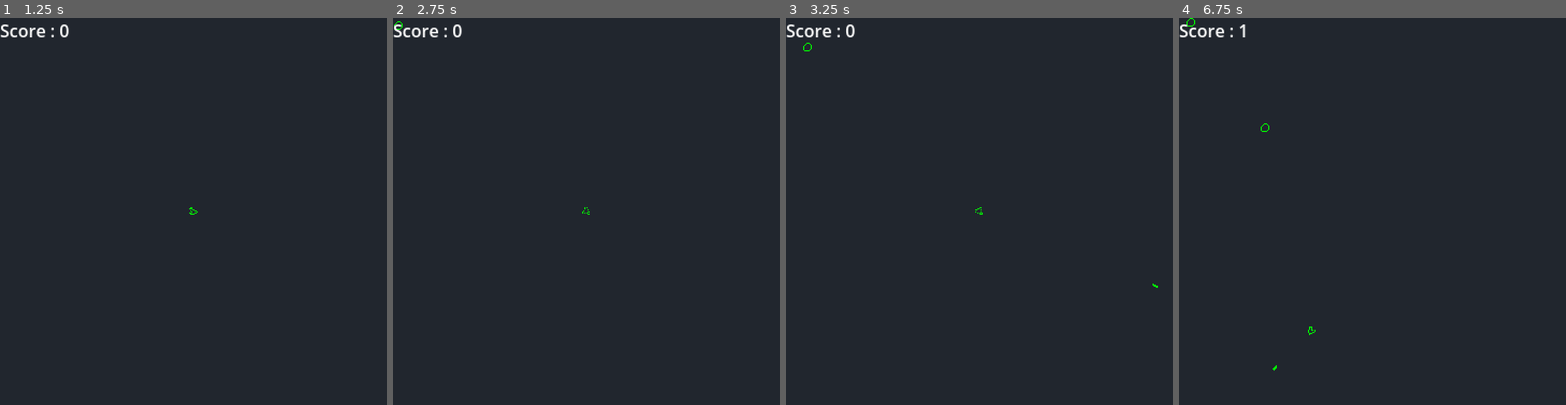
Above: before the commit, frames 1-4 (left to right).
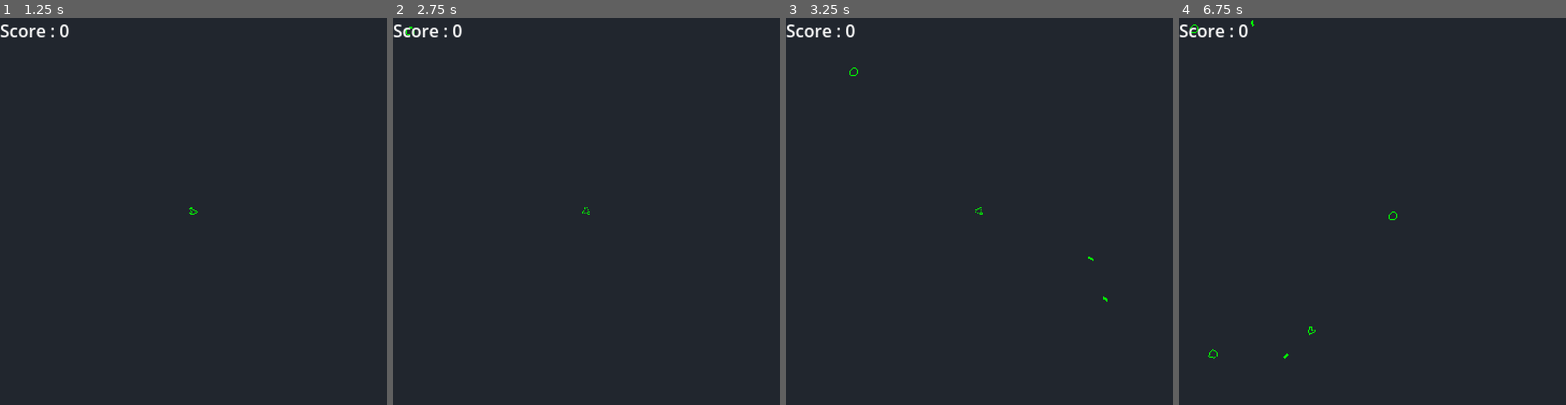
Above: after the commit, the same moments.

Repository: coco3167/Asteroids
Game: Godot game, scene res://Nodes/Main Scenes/StartScene.tscn
The game is run twice, just before and just after one commit, with the same random seed, the same clock (stepped at 60 frames per second) and the same inputs. Before the commit the project starts from res://Nodes/StartScene.tscn.
Inputs:
- Up to frame 1 (1.25 s): click "Play" at 0.5 s
- Up to frame 2 (2.75 s): tap Enter at 1.25 s; hold Right (right) 1.28-2.03 s; tap Space (fire) at 1.35, 2.1 s; hold Left (left) from 2.03 s (still down)
- Up to frame 3 (3.25 s): tap Space (fire) at 2.75, 2.85 s; release Left (left) at 2.78 s; hold Right (right) from 2.78 s (still down)
- Up to frame 4 (6.75 s): release Right (right) at 3.53 s; hold W (up) 3.53-4.28 s; tap Space (fire) every 0.75 s from 3.6 to 6.6 s; hold Left (left) 4.28-6.53 s; hold Right (right) from 6.53 s (still down)

Frame 1 is identical in both runs. In frame 2, less than 0.1% of the frame differs, in the area x 0-6%, y 0-5%; in frame 3, less than 0.1%; in frame 4, 0.2%, in the area x 1-57%, y 0-92%.

Commit message:
Explosion

Diff:
--- a/Nodes/Asteroid.tscn
+++ b/Nodes/Asteroid.tscn
@@ -1,9 +1,11 @@
-[gd_scene load_steps=3 format=3 uid="uid://b6l68urs7i1d8"]
+[gd_scene load_steps=4 format=3 uid="uid://b6l68urs7i1d8"]
 
 [ext_resource type="Texture2D" uid="uid://dhl62602lasyx" path="res://Sprites/AsteroidPetit.png" id="1_bu7ae"]
 [ext_resource type="Script" path="res://Scripts/Asteroid.gd" id="1_tpp0t"]
+[ext_resource type="PackedScene" uid="uid://r7xaffj3efvf" path="res://Nodes/Explosion.tscn" id="3_2fxj6"]
 
 [node name="Asteroid" type="RigidBody2D"]
+disable_mode = 1
 collision_layer = 2
 collision_mask = 7
 mass = 100.0
@@ -16,6 +18,7 @@
 angular_damp_mode = 1
 constant_torque = 10.0
 script = ExtResource("1_tpp0t")
+minMax = Vector2(50, 100)
 
 [node name="Sprite2D" type="Sprite2D" parent="."]
 modulate = Color(0, 1, 0, 1)
@@ -25,4 +28,7 @@
 [node name="CollisionShape2DPetit" type="CollisionPolygon2D" parent="."]
 polygon = PackedVector2Array(-2, 4, 1, 4, 4, 1, 4, -1, 1, -4, 0, -4, -4, 0, -4, 2)
 
-[connection signal="body_entered" from="." to="." method="_on_body_entered"]
+[node name="Explosion" parent="." instance=ExtResource("3_2fxj6")]
+visible = false
+
+[connection signal="animation_finished" from="Explosion" to="." method="_on_explosion_animation_finished"]
--- /dev/null
+++ b/Nodes/Explosion.tscn
@@ -0,0 +1,44 @@
+[gd_scene load_steps=7 format=3 uid="uid://r7xaffj3efvf"]
+
+[ext_resource type="Texture2D" uid="uid://caabwq56ibk7i" path="res://Sprites/Explosion.png" id="1_vom0a"]
+
+[sub_resource type="AtlasTexture" id="AtlasTexture_rcn5d"]
+atlas = ExtResource("1_vom0a")
+region = Rect2(8, 8, 8, 8)
+
+[sub_resource type="AtlasTexture" id="AtlasTexture_mwndd"]
+atlas = ExtResource("1_vom0a")
+region = Rect2(0, 0, 8, 8)
+
+[sub_resource type="AtlasTexture" id="AtlasTexture_mw0f3"]
+atlas = ExtResource("1_vom0a")
+region = Rect2(8, 0, 8, 8)
+
+[sub_resource type="AtlasTexture" id="AtlasTexture_i5k3d"]
+atlas = ExtResource("1_vom0a")
+region = Rect2(0, 8, 8, 8)
+
+[sub_resource type="SpriteFrames" id="SpriteFrames_omkry"]
+animations = [{
+"frames": [{
+"duration": 1.0,
+"texture": SubResource("AtlasTexture_rcn5d")
+}, {
+"duration": 1.0,
+"texture": SubResource("AtlasTexture_mwndd")
+}, {
+"duration": 1.0,
+"texture": SubResource("AtlasTexture_mw0f3")
+}, {
+"duration": 1.0,
+"texture": SubResource("AtlasTexture_i5k3d")
+}],
+"loop": false,
+"name": &"default",
+"speed": 14.0
+}]
+
+[node name="Explosion" type="AnimatedSprite2D"]
+modulate = Color(0, 1, 0, 1)
+texture_filter = 1
+sprite_frames = SubResource("SpriteFrames_omkry")
--- a/Nodes/MainScene.tscn
+++ b/Nodes/Main Scenes/MainScene.tscn
@@ -1,6 +1,6 @@
 [gd_scene load_steps=3 format=3 uid="uid://chkxe1rj7ij82"]
 
-[ext_resource type="PackedScene" uid="uid://4u2d2j2qgc37" path="res://Nodes/Player.tscn" id="1_38ffe"]
+[ext_resource type="PackedScene" uid="uid://4u2d2j2qgc37" path="res://Nodes/Player/Player.tscn" id="1_38ffe"]
 [ext_resource type="PackedScene" uid="uid://itq2ilhrnj6u" path="res://Nodes/GameManager.tscn" id="2_7c3y1"]
 
 [node name="MainScene" type="Node2D"]
--- a/Nodes/Laser.tscn
+++ b/Nodes/Player/Laser.tscn
@@ -6,14 +6,9 @@
 [sub_resource type="RectangleShape2D" id="RectangleShape2D_nkcda"]
 size = Vector2(5, 2)
 
-[node name="Laser" type="RigidBody2D"]
+[node name="Laser" type="Area2D"]
 collision_layer = 4
 collision_mask = 2
-mass = 200.0
-gravity_scale = 0.0
-max_contacts_reported = 1
-contact_monitor = true
-lock_rotation = true
 script = ExtResource("1_qahxb")
 
 [node name="Sprite2D" type="Sprite2D" parent="."]
@@ -28,3 +23,5 @@
 [node name="CollisionShape2D" type="CollisionShape2D" parent="."]
 position = Vector2(2.5, 0)
 shape = SubResource("RectangleShape2D_nkcda")
+
+[connection signal="body_entered" from="." to="." method="_on_body_entered"]
--- a/Scripts/Asteroid.gd
+++ b/Scripts/Asteroid.gd
@@ -16,9 +16,16 @@
 	state.transform.origin.x = wrapf(position.x, 0, screenSize.x)
 	state.transform.origin.y = wrapf(position.y, 0, screenSize.y)
 
+func explode():
+	freeze = true
+	linear_velocity = Vector2.ZERO
+	angular_velocity = 0
+	$Sprite2D.visible = false
 
-func _on_body_entered(body):
-	#Replace by creating other asteroids if bigger
-	if(body.name.contains("Laser")):
-		body.queue_free()
-		queue_free()
+	var explosion : AnimatedSprite2D = $Explosion
+	explosion.visible = true
+	explosion.play("default")
+
+
+func _on_explosion_animation_finished():
+	queue_free()
--- a/Scripts/EndScene.gd
+++ b/Scripts/EndScene.gd
@@ -4,7 +4,7 @@
 
 
 func _on_play_again_button_down():
-	get_tree().change_scene_to_file("res://Nodes/MainScene.tscn")
+	get_tree().change_scene_to_file("res://Nodes/Main Scenes/MainScene.tscn")
 
 
 func _on_quit_button_down():
--- a/Scripts/GameManager.gd
+++ b/Scripts/GameManager.gd
@@ -18,7 +18,7 @@
 func compareAsteroid(body):
 	var lambda = func(x): return x.name.match(body.name)
 	if(get_children().any(lambda)):
-		get_tree().change_scene_to_file("res://Nodes/EndScene.tscn")
+		get_tree().change_scene_to_file("res://Nodes/Main Scenes/EndScene.tscn")
 
 
 func _on_timer_timeout():
--- a/Scripts/Laser.gd
+++ b/Scripts/Laser.gd
@@ -1,4 +1,4 @@
-extends RigidBody2D
+extends Area2D
 
 @export_range(1,10) var speed : int = 5
 
@@ -6,8 +6,12 @@
 
 func init(_position, _rotation):
 	set_global_transform(Transform2D(_rotation, _position))
-	apply_central_impulse(transform.x * speed * 20000)
 
 func _physics_process(_delta):
+	move_local_x(speed)
 	if(position.x < 0 or position.x > screenSize.x or position.y < 0 or position.y > screenSize.y):
 		queue_free()
+
+func _on_body_entered(body):
+	body.explode()
+	queue_free()
--- a/Scripts/Player.gd
+++ b/Scripts/Player.gd
@@ -4,13 +4,13 @@
 @export_range(0,10) var acceleration : int = 5
 @export_range(0,10) var rotationAcceleration: int = 5
 
-var Laser = preload("res://Nodes/Laser.tscn")
+var Laser = preload("res://Nodes/Player/Laser.tscn")
 
 @onready var screenSize : Vector2 = get_viewport_rect().size
 
 func _process(_delta):
 	if(Input.is_action_just_pressed("fire")):
-		var laser : RigidBody2D = Laser.instantiate()
+		var laser : Area2D = Laser.instantiate()
 		laser.init(position, rotation)
 		add_sibling(laser)
 
--- a/Scripts/Start_scene.gd
+++ b/Scripts/Start_scene.gd
@@ -2,4 +2,4 @@
 
 
 func _on_button_button_down():
-	get_tree().change_scene_to_file("res://Nodes/MainScene.tscn")
+	get_tree().change_scene_to_file("res://Nodes/Main Scenes/MainScene.tscn")
--- a/project.godot
+++ b/project.godot
@@ -11,7 +11,7 @@
 [application]
 
 config/name="Asteroids"
-run/main_scene="res://Nodes/StartScene.tscn"
+run/main_scene="res://Nodes/Main Scenes/StartScene.tscn"
 config/features=PackedStringArray("4.0", "Mobile")
 config/icon="res://CoverImage.png"
 
Renamed: Nodes/EndScene.tscn -> Nodes/Main Scenes/EndScene.tscn
Renamed: Nodes/StartScene.tscn -> Nodes/Main Scenes/StartScene.tscn
Renamed: Nodes/Player.tscn -> Nodes/Player/Player.tscn
Binary file added: Sprites/Explosion.png
Not shown, added: Sprites/Explosion.png.import
